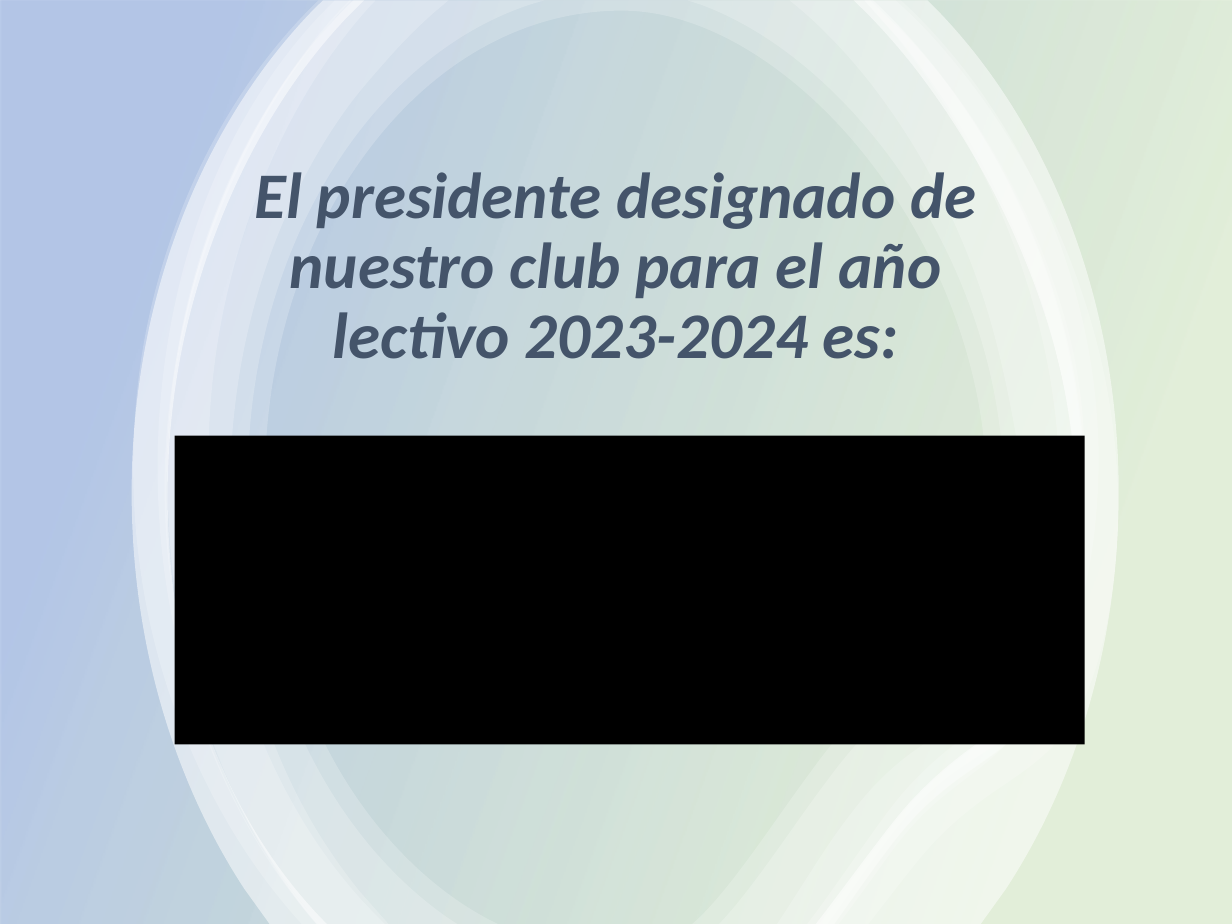
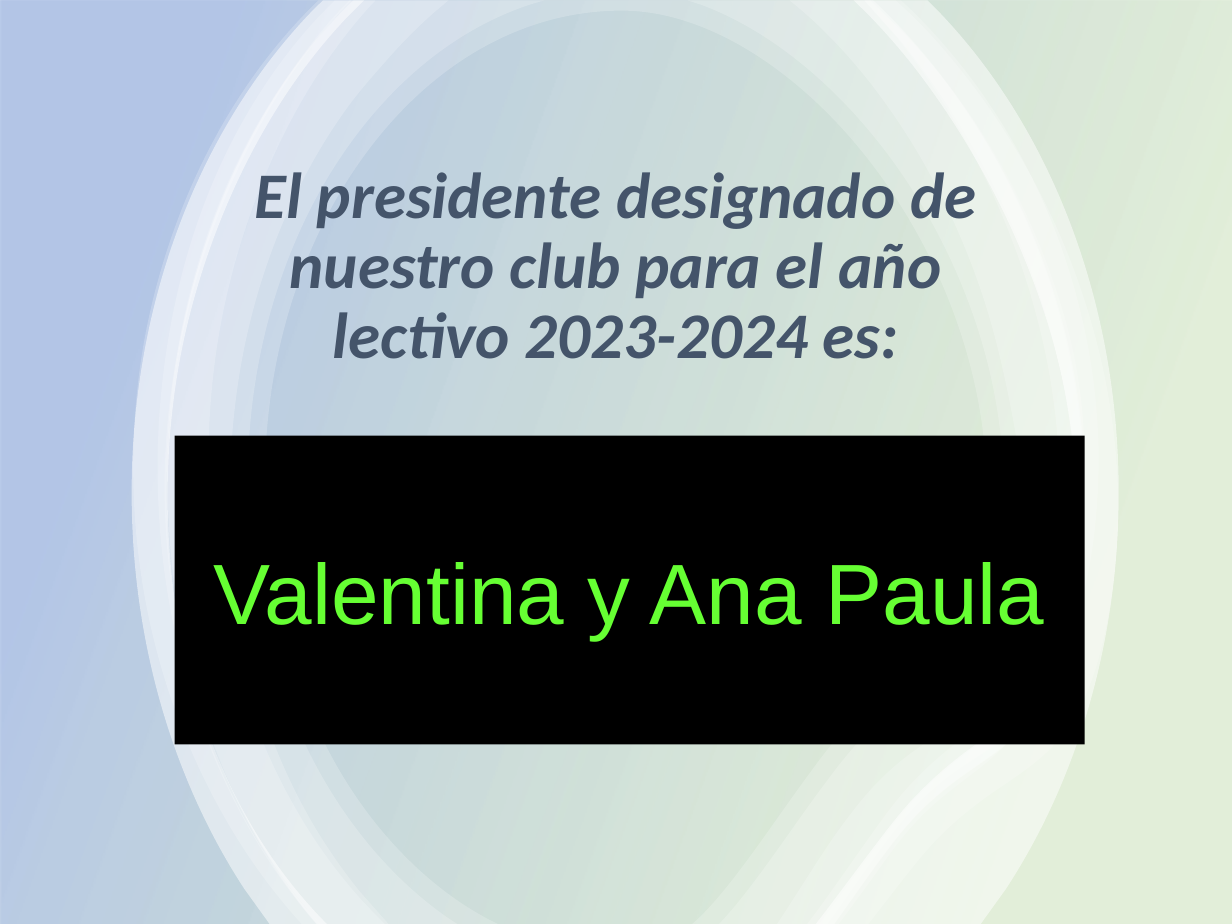
Before and after one commit to sebassilvap/ClubCodingGaming2023-2024-AvanceEstudiantes, a slide deck: slide 3 of 00-Archivos-Generales/Información Importante 19.10.2023.pptx. Drawn at 1232x924 pixels with LibreOffice and Linux fonts; fonts in the diff are those of the drawing. Boxes give left, top, right and bottom in pixels: in the first picture for what was removed or moved away, otherwise in the second. Text is boxed around its words. In the diff, an @@ line names an element or a change of style, - is before the commit and + after.

```diff
--- a/00-Archivos-Generales/Información Importante 19.10.2023.pptx
+++ b/00-Archivos-Generales/Información Importante 19.10.2023.pptx
@@ text in rectangle at box(214, 562, 1045, 639): text added @@
+Valentina y Ana Paula
```
Also in this commit, not shown: 2 other files.
